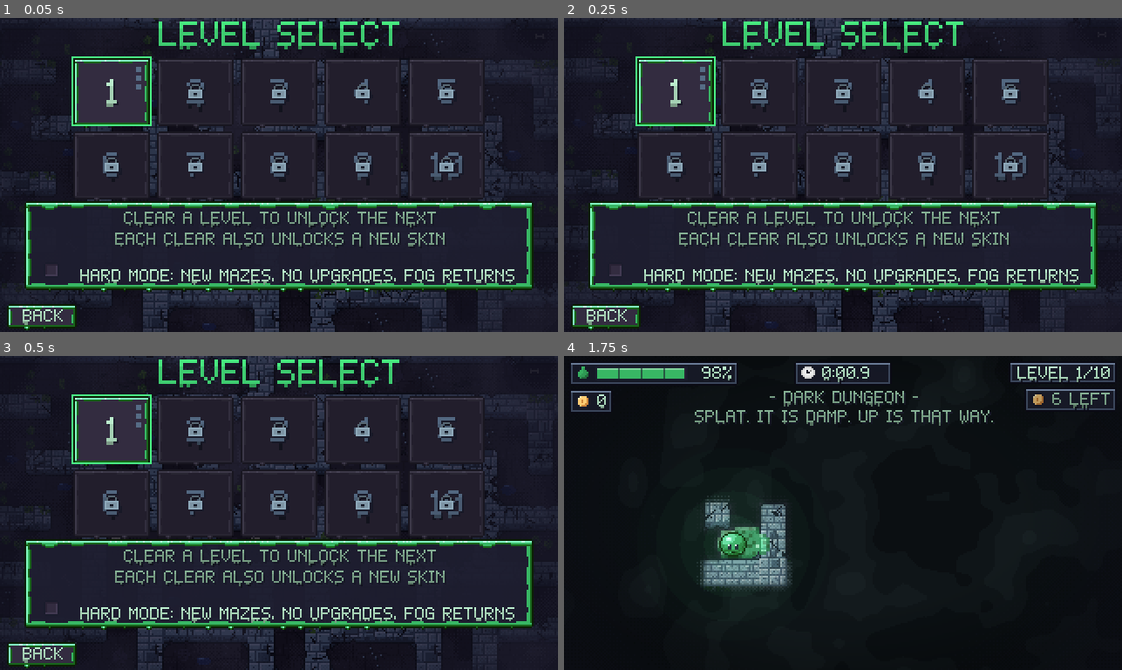
Above: before the commit, frames 1-4 (two rows, left to right).
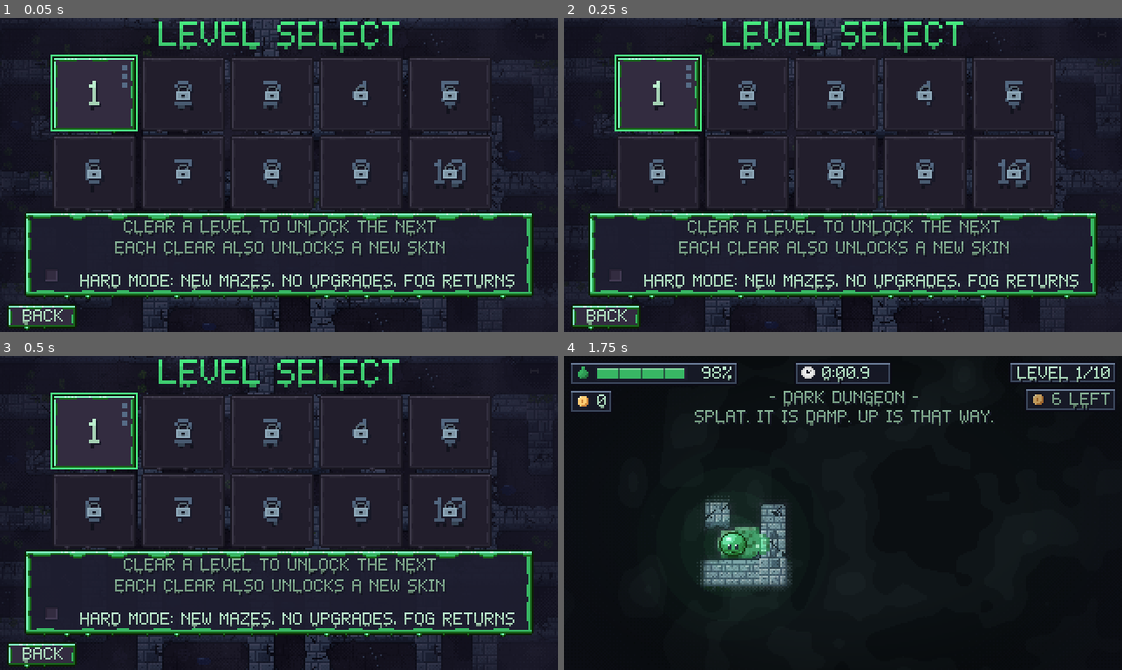
Above: after the commit, the same moments.

Repository: AveryBlue-GD/slime-time
Game: Godot game, scene res://scenes/level_select.tscn
Two runs of this game, one before a commit and one after it. Both use one fixed random seed, a clock stepped at 60 frames per second and the inputs below. This scene is started directly instead of the project's main scene.
Inputs (mouse positions are in pixels of both pictures, inside the frame that each line leads up to):
- Up to frame 1 (0.05 s): no input
- Up to frame 2 (0.25 s): no input
- Up to frame 3 (0.5 s): no input
- Up to frame 4 (1.75 s): tap Enter (ui_accept) at 0.5 s; move the mouse to (965, 497) at 0.52 s; hold D (move_right) 0.53-1.25 s; tap F (interact) at 0.6 s; click (965, 497) at 0.67 s; tap Space (jump) at 0.77, 1.07 s; drag from (731, 528) to (815, 575) at 1.27 s

The runs differ from the first frame. In frame 1, 19% of the frame differs, in the area x 4-96%, y 11-90%; in frame 2, 19%; in frame 3, 19%; in frame 4, nothing differs.

Commit message:
Level select: roomier 48x42 tiles so record times have breathing room
Time sits 3 px under the digits and 3 px above the frame edge; fix the time label's
oversized min width that pushed it right of center; measure_tiles --gaps, zoom_crop.

Co-Authored-By: Claude Sonnet 5.5 <noreply@anthropic.com>

Diff:
--- a/scripts/ui/level_select.gd
+++ b/scripts/ui/level_select.gd
@@ -9,7 +9,13 @@
 var skin_text: SkinText
 var hard_mode_box: CheckBox
 
-const TILE := Vector2i(44, 38)
+## 48x42: the 14 px digits are centered (rows 14-27), the 7 px record time sits 3 px under them
+## (rows 31-37) and 3 px above the frame's bottom edge (row 41); both gaps are 1 px more than the
+## 2 px drips the digits and the time grow into them, so a normal drip never touches the next line.
+const TILE := Vector2i(48, 42)
+const GRID_POS := Vector2(30, 22)
+const GRID_GAP := 3
+const STATUS_Y := 31  # top row of the record time / check
 const LOCKED_NUMBER := UIKit.TEXT_OFF  # dimmer than the lock over it
 
 
@@ -17,21 +23,21 @@
 	skin_text = UIKit.setup_screen(self, "LEVEL SELECT")
 	grid = GridContainer.new()
 	grid.columns = 5
-	grid.position = Vector2(42, 23)
-	grid.add_theme_constant_override("h_separation", 4)
-	grid.add_theme_constant_override("v_separation", 4)
+	grid.position = GRID_POS
+	grid.add_theme_constant_override("h_separation", GRID_GAP)
+	grid.add_theme_constant_override("v_separation", GRID_GAP)
 	add_child(grid)
 
 	_fill_grid()
 	level_buttons[Progress.current_level - 1].grab_focus()
 
-	UIKit.add_panel(self, Rect2(14, 105, 292, 50))  # wide enough that the checkbox text clears the goo
+	UIKit.add_panel(self, Rect2(14, 111, 292, 48))  # wide enough that the checkbox text clears the goo
 	var info := UIKit.make_label("CLEAR A LEVEL TO UNLOCK THE NEXT\nEACH CLEAR ALSO UNLOCKS A NEW SKIN", 8, UIKit.TEXT_DIM)
 	info.horizontal_alignment = HORIZONTAL_ALIGNMENT_CENTER
 	add_child(info)
 	info.set_anchors_and_offsets_preset(Control.PRESET_TOP_WIDE)
-	info.offset_top = 111
-	info.offset_bottom = 133
+	info.offset_top = 116
+	info.offset_bottom = 136
 
 	hard_mode_box = CheckBox.new()
 	hard_mode_box.material = UIKit.text_material()
@@ -40,7 +46,7 @@
 	hard_mode_box.toggled.connect(func(on: bool) -> void:
 		Progress.set_hard_mode(on)
 		_fill_grid())  # show that mode's record times
-	hard_mode_box.position = Vector2(25, 140)  # 270 wide, centered
+	hard_mode_box.position = Vector2(25, 143)  # 270 wide, centered
 	add_child(hard_mode_box)
 	UIKit.add_back_button(self)
 
@@ -62,8 +68,6 @@
 ## tile's center), and under it the record time or a check (cleared). A locked tile draws the lock
 ## over the number, also centered; unlocking just drops the lock and leaves the number there.
 func _make_tile(level: int) -> Button:
-	# 38 tall: the 14 px digits centered (rows 12-25) leave room under them for the status line
-	# (rows 28-34, between the goo bands at rows 0-2 and 35-37).
 	var button := UIKit.make_button("", func() -> void: _play(level), TILE)
 	var locked := level > Progress.highest_unlocked
 	button.disabled = locked
@@ -85,7 +89,7 @@
 	var tier := Progress.medals_for(level)
 	for i in 3:
 		var pip := ColorRect.new()
-		pip.position = Vector2(36, 5 + i * 5)
+		pip.position = Vector2(TILE.x - 8, 5 + i * 5)
 		pip.size = Vector2(3, 3)
 		pip.color = UIKit.GOLD if i < tier else UIKit.TEXT_OFF
 		pip.mouse_filter = Control.MOUSE_FILTER_IGNORE
@@ -95,11 +99,15 @@
 	if Progress.best_time(level) >= 0.0:
 		status = UIKit.make_label(UIKit.format_time(Progress.best_time(level)), 8, UIKit.TEXT_DIM)
 		status.horizontal_alignment = HORIZONTAL_ALIGNMENT_CENTER
-		status.size = Vector2(TILE.x, 7)
-		status.position = Vector2(0, 28)
+		# clip_text drops the label's minimum width (52 px here, wider than the tile, which pushed
+		# the centered text right); the 9 px height (7 + 2 drip rows) keeps its drips unclipped.
+		status.clip_text = true
+		status.size = Vector2(TILE.x, 9)
+		status.position = Vector2(0, STATUS_Y)
 	elif cleared:
 		status = UIKit.make_icon("check", UIKit.GOLD)
-		status.position = Vector2((TILE.x - 8) / 2, 27)
+		var ink := UIKit.icon_ink_rect("check")  # centered in the 7 px status band by its own pixels
+		status.position = Vector2((TILE.x - 8) / 2, STATUS_Y + (7 - ink.size.y) / 2 - ink.position.y)
 	if status:
 		button.add_child(status)
 	return button
--- a/tests/test_level_tiles.gd
+++ b/tests/test_level_tiles.gd
@@ -27,7 +27,7 @@
 			progress.highest_unlocked = unlocked
 			progress.levels_cleared = unlocked - 1
 			progress.medals = {1: 3, 2: 2, 3: 1, 101: 1, 102: 2, 103: 3}
-			progress.best_times = {1: 12.3, 101: 12.3}
+			progress.best_times = {1: 12.3, 101: 12.3, 2: 723.1, 102: 723.1}
 			progress.hard_cleared.assign(range(1, unlocked))
 			var screen: Control = load("res://scenes/level_select.tscn").instantiate()
 			root.add_child(screen)
@@ -39,7 +39,7 @@
 				var locked: bool = level > unlocked
 				var tag := "%s tile %d (%d open)" % ["hard" if hard else "normal", level, unlocked]
 				_check(tile.disabled == locked, tag + ": disabled only when locked")
-				_check(tile.size.x >= 44.0 and tile.size.y >= 32.0, tag + ": touch target stays >= 44x32 (%s)" % tile.size)
+				_check(tile.size.x >= 48.0 and tile.size.y >= 42.0, tag + ": touch target stays >= 48x42 (%s)" % tile.size)
 				var center := tile.size / 2.0
 				var number: Label = tile.get_node("Number")
 				var ink := _number_ink(number)
@@ -61,16 +61,46 @@
 						if child == number or not (child is Control):
 							continue
 						var rect := Rect2(child.position, child.size)
-						if child is ColorRect:  # medal pips: right of the number's ink
+						if child is ColorRect:  # medal pips: right of the number's ink, inside the tile
 							_check(rect.position.x >= ink.end.x + 2.0, tag + ": pip clear of the number")
-						else:  # record time / check: below the number's ink
-							_check(rect.position.y >= ink.end.y, tag + ": status line below the number (%s)" % rect)
-							_check(rect.position.y + 7.0 <= tile.size.y - 3.0, tag + ": status line inside the goo bands")
+							_check(rect.end.x <= tile.size.x - 3.0, tag + ": pip inside the tile")
+						elif child is Label:  # record time: its 7 letter rows
+							var body := _time_body(child)
+							var gap_above := body.position.y - ink.end.y
+							var gap_below := (tile.size.y - 1.0) - body.end.y  # to the frame's bottom edge row
+							_check(gap_above >= 1.0 and gap_above <= 3.0, tag + ": time %s px under the number (1-3 wanted)" % gap_above)
+							_check(gap_below >= 1.0 and gap_below <= 3.0, tag + ": time %s px above the frame edge" % gap_below)
+							_check(body.position.x >= 4.0 and body.end.x <= tile.size.x - 4.0, tag + ": time %s fits with a margin" % body)
+							_check(absf(body.get_center().x - center.x) <= 1.0, tag + ": time centered (%s)" % body)
+							_check(body.end.y + 2.0 <= tile.size.y - 1.0, tag + ": drips stay inside the tile")
+							for other in tile.get_children():
+								if other is ColorRect:
+									_check(not body.intersects(Rect2(other.position, other.size)), tag + ": time clear of the pips")
+						else:  # the check: its ink in the same band, below the number
+							var cink := UIKit.icon_ink_rect("check")
+							var box := Rect2(Vector2(cink.position) + child.position, Vector2(cink.size))
+							_check(box.position.y - ink.end.y >= 1.0, tag + ": check clear of the number (%s)" % box)
+							_check(tile.size.y - 1.0 - box.end.y >= 1.0, tag + ": check clear of the frame edge")
+							_check(absf(box.get_center().x - center.x) <= 1.0, tag + ": check centered")
 			screen.free()
+	# The widest realistic record times fit the tile with 4+ px margins.
+	var font: Font = load("res://assets/fonts/pixel.fnt")
+	for text in ["0:00.0", "1:05.4", "12:03.1", "59:59.9", "99:59.9"]:
+		var width := font.get_string_size(text, HORIZONTAL_ALIGNMENT_LEFT, -1, 8).x
+		_check(width <= 48.0 - 8.0, "time %s (%s px) fits a 48 px tile with margins" % [text, width])
 	progress.reset_progress()
 	DirAccess.remove_absolute(ProjectSettings.globalize_path(TEST_SAVE))
 	print("RESULT: %s" % ("PASS" if failures == 0 else "FAIL (%d)" % failures))
 	quit(1 if failures else 0)
+
+
+## The record time's 7 letter rows (the label's line box is 7 px; drips hang 2 px below), its ink
+## columns being the advance minus 1 px of gap on the right of the last glyph.
+func _time_body(label: Label) -> Rect2:
+	var font: Font = label.get_theme_font("font")
+	var advance := font.get_string_size(label.text, HORIZONTAL_ALIGNMENT_LEFT, -1, 8).x
+	var left := label.position.x + floorf((label.size.x - advance) / 2.0)
+	return Rect2(left, label.position.y, advance - 1.0, 7.0)
 
 
 ## The number's letter pixels within its tile. The big font has a 14 px line box that is exactly
Binary file added: docs/polish-shots/levelselect2.png
Binary file added: docs/polish-shots/levelselect2_check.png
Binary file added: docs/polish-shots/levelselect2_empty.png
Binary file added: docs/polish-shots/levelselect2_focused_empty.png
Binary file added: docs/polish-shots/levelselect2_hard.png
Binary file added: docs/polish-shots/levelselect2_locked.png
Binary file added: docs/polish-shots/levelselect2_row1.png
Binary file added: docs/polish-shots/levelselect2_ten.png
Binary file added: docs/polish-shots/levelselect2_time.png
Not shown, changed: docs/handoff.md
Not shown, changed: tools/measure_tiles.py
Not shown, added: tools/zoom_crop.py
